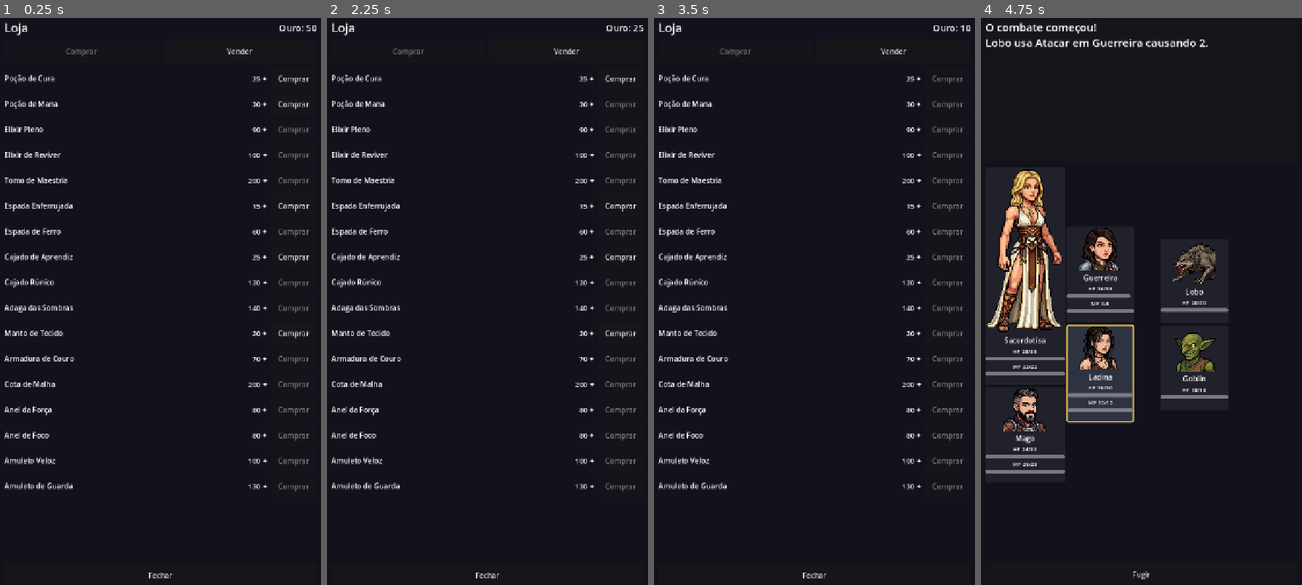
Above: before the commit, frames 1-4 (left to right).
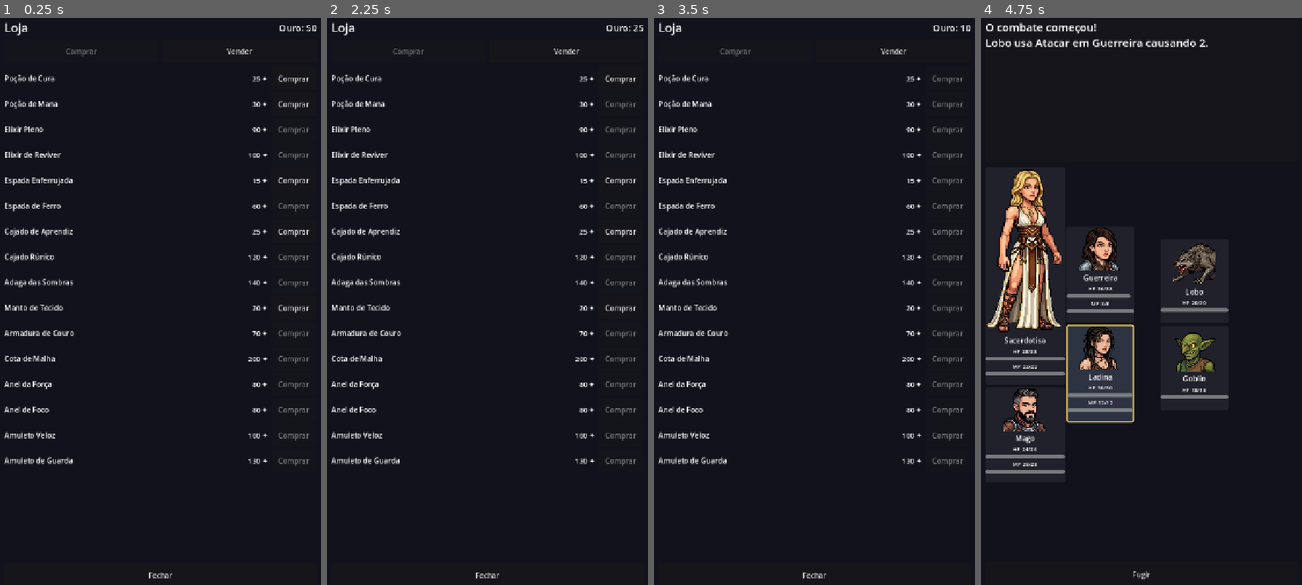
Above: after the commit, the same moments.

Repository: RoxtonRD/dungeon-rpg
Game: Godot game, scene res://scripts/shop/shop_screen.tscn
Two runs of this game, one before a commit and one after it. Both use one fixed random seed, a clock stepped at 60 frames per second and the inputs below. This scene is started directly instead of the project's main scene.
Inputs:
- Up to frame 1 (0.25 s): no input
- Up to frame 2 (2.25 s): click "Vender" at 0.5 s; click "Comprar" at 1.25 s; click "Comprar" at 2 s
- Up to frame 3 (3.5 s): click "Comprar" at 2.75 s
- Up to frame 4 (4.75 s): click "Fechar" at 3.5 s; click "Combate" at 4.25 s

The runs differ from the first frame. In frame 1, 2.2% of the frame differs, in the area x 1-97%, y 27-84%; in frame 2, 2.2%; in frame 3, 1.9%; in frame 4, nothing differs.

Commit message:
feat(sp): convert surplus SP to max MP; move Tomo de Maestria to boss drops

Diff:
--- a/scripts/combat/combat_screen.gd
+++ b/scripts/combat/combat_screen.gd
@@ -24,6 +24,8 @@
 const ENEMY_TURN_DELAY: float = 0.6
 ## Delay after a turn begins before processing it (lets the highlight register).
 const TURN_LEAD_DELAY: float = 0.25
+## Chance for a boss kill to drop a Tomo de Maestria (tome_sp). FLAG: tune me.
+const BOSS_TOME_DROP_CHANCE: float = 0.25
 
 @onready var back_party_col: VBoxContainer = %BackPartyCol
 @onready var front_party_col: VBoxContainer = %FrontPartyCol
@@ -287,6 +289,19 @@
 
 # ── End panel ─────────────────────────────────────────────────────────────────
 
+## True when any enemy in the current encounter was a boss.
+func _encounter_has_boss() -> bool:
+	for e in state.enemies:
+		if e.enemy_data != null and e.enemy_data.is_boss:
+			return true
+	return false
+
+
+func _tome_display_name() -> String:
+	var tome := load("res://resources/items/tome_sp.tres") as ItemData
+	return tome.display_name if tome != null else "Tomo de Maestria"
+
+
 func _show_end_panel() -> void:
 	_clear_skill_buttons()
 	for p in _all_panels():
@@ -304,11 +319,19 @@
 		for h in Party.heroes:
 			if h.is_alive():
 				var prev_level := h.level
+				var prev_bonus_mp := h.bonus_mp
 				var unlocked: Array[SkillData] = Party.award_xp(h, int(_pending_rewards["xp"]))
 				if h.level > prev_level:
 					lines.append("%s subiu para Nv %d!" % [h.class_data.display_name, h.level])
 					for skill in unlocked:
 						lines.append("  ✦ Nova habilidade: %s" % skill.display_name)
+				if h.bonus_mp > prev_bonus_mp:
+					lines.append("%s não tem habilidades para evoluir — +%d MP máximo!" % [
+						h.class_data.display_name, h.bonus_mp - prev_bonus_mp])
+		# Rare boss-only drop: a Tomo de Maestria.
+		if _encounter_has_boss() and randf() < BOSS_TOME_DROP_CHANCE:
+			GameState.add_item("tome_sp")
+			lines.append("  ✦ O chefe deixou um %s!" % _tome_display_name())
 		rewards_label.text = "\n".join(lines)
 		_refresh_all_panels()
 	elif _pending_result == CombatState.Result.DEFEAT:
--- a/scripts/hero.gd
+++ b/scripts/hero.gd
@@ -14,6 +14,9 @@
 ## SP spent per skill, keyed by the skill's .tres filename (no extension).
 ## A missing key means 0 SP spent, i.e. the skill is at upgrade tier 1.
 var sp_spent: Dictionary = {}
+## Permanent bonus to max MP, gained when Skill Points are converted because
+## the hero has no skill left to upgrade (see Party.award_sp).
+var bonus_mp: int = 0
 
 ## Current HP/MP. Maximums are derived from class_data + level + equipment.
 var hp: int = 0
@@ -60,7 +63,7 @@
 
 
 func max_mp() -> int:
-	return class_data.base_mp + class_data.mp_per_level * (level - 1) + _equipment_mod("mod_mp")
+	return class_data.base_mp + class_data.mp_per_level * (level - 1) + _equipment_mod("mod_mp") + bonus_mp
 
 
 func atk() -> int:
@@ -98,6 +101,7 @@
 		"xp": xp,
 		"sp_available": sp_available,
 		"sp_spent": sp_spent.duplicate(),
+		"bonus_mp": bonus_mp,
 		"hp": hp,
 		"mp": mp,
 		"row": row,
@@ -114,6 +118,7 @@
 	h.sp_available = int(data.get("sp_available", 0))
 	var spent_in: Dictionary = data.get("sp_spent", {})
 	h.sp_spent = spent_in.duplicate()
+	h.bonus_mp = int(data.get("bonus_mp", 0))
 	h.hp = int(data.get("hp", 0))
 	h.mp = int(data.get("mp", 0))
 	h.row = int(data.get("row", int(h.class_data.role)))
--- a/scripts/inventory/inventory_screen.gd
+++ b/scripts/inventory/inventory_screen.gd
@@ -311,7 +311,10 @@
 	if item.use_mp > 0:
 		hero.mp = mini(hero.max_mp(), hero.mp + item.use_mp)
 	if item.use_sp > 0:
-		hero.sp_available += item.use_sp
+		var mp_gain := Party.award_sp(hero, item.use_sp)
+		if mp_gain > 0:
+			_flash_message("%s não tem habilidades para evoluir — +%d MP máximo!" % [
+				hero.class_data.display_name, mp_gain])
 	if item.use_revive_party > 0:
 		for h in Party.heroes:
 			if not h.is_alive():
@@ -328,5 +331,27 @@
 	return "weapon"
 
 
+## Transient on-screen message (the Personagens screen has no combat log).
+## Used to report SP→MP conversion when a Tomo de Maestria is consumed.
+func _flash_message(text: String) -> void:
+	var toast := Label.new()
+	toast.text = text
+	toast.horizontal_alignment = HORIZONTAL_ALIGNMENT_CENTER
+	toast.autowrap_mode = TextServer.AUTOWRAP_WORD_SMART
+	toast.add_theme_font_size_override("font_size", 16)
+	toast.add_theme_color_override("font_color", Color(1.0, 0.9, 0.5))
+	toast.set_anchors_and_offsets_preset(Control.PRESET_CENTER_TOP)
+	toast.offset_left = -220
+	toast.offset_right = 220
+	toast.offset_top = 90
+	toast.grow_horizontal = Control.GROW_DIRECTION_BOTH
+	toast.mouse_filter = Control.MOUSE_FILTER_IGNORE
+	add_child(toast)
+	var tw := create_tween()
+	tw.tween_interval(1.8)
+	tw.tween_property(toast, "modulate:a", 0.0, 0.8)
+	tw.tween_callback(toast.queue_free)
+
+
 func _on_close() -> void:
 	get_tree().change_scene_to_file(DUNGEON_SCENE)
--- a/scripts/party.gd
+++ b/scripts/party.gd
@@ -54,13 +54,13 @@
 	return unlocked
 
 
-## Performs a single level-up: +1 level, +1 SP, full HP/MP restore.
-## Per-level stat growth is applied automatically because Hero's max_hp/atk/
-## etc. are derived from class_data + level. Returns SkillData entries whose
-## unlock_level matches the new level.
+## Performs a single level-up: +1 level, +1 SP (or converted to MP), full
+## HP/MP restore. Per-level stat growth is applied automatically because
+## Hero's max_hp/atk/etc. are derived from class_data + level. Returns
+## SkillData entries whose unlock_level matches the new level.
 func level_up(hero: Hero) -> Array[SkillData]:
 	hero.level += 1
-	hero.sp_available += 1
+	award_sp(hero, 1)
 	hero.hp = hero.max_hp()
 	hero.mp = hero.max_mp()
 	var newly: Array[SkillData] = []
@@ -71,6 +71,35 @@
 
 
 # ── Skill Points ──────────────────────────────────────────────────────────────
+
+## Max MP granted per Skill Point when SP is converted (no skills to upgrade).
+const SP_TO_MP: int = 2
+
+
+## True while the hero still has a skill that can take more SP — i.e. any skill
+## below its max tier. Skills not yet unlocked count too, since they become
+## upgradable on level-up; SP is banked rather than converted in that case.
+func has_upgradable_skills(hero: Hero) -> bool:
+	for skill in hero.class_data.skills:
+		if get_skill_tier(hero, skill) < skill.max_upgrade_level:
+			return true
+	return false
+
+
+## Grants `points` Skill Points to a hero. When the hero has no skill left to
+## upgrade (now or in the future), the points are instead converted to permanent
+## max MP. Returns the MP gained (0 when the points were granted as SP), so
+## callers can surface a "converted" message.
+func award_sp(hero: Hero, points: int) -> int:
+	if points <= 0:
+		return 0
+	if has_upgradable_skills(hero):
+		hero.sp_available += points
+		return 0
+	var mp_gain := points * SP_TO_MP
+	hero.bonus_mp += mp_gain
+	hero.mp = mini(hero.max_mp(), hero.mp + mp_gain)
+	return mp_gain
 
 ## Stable key used inside Hero.sp_spent. The .tres filename without extension —
 ## e.g. "warrior_slash" for res://resources/skills/warrior_slash.tres.
--- a/scripts/shop/shop_screen.gd
+++ b/scripts/shop/shop_screen.gd
@@ -12,7 +12,6 @@
 	"potion_mana",
 	"elixir_full",
 	"elixir_revival",
-	"tome_sp",
 	# Weapons
 	"sword_rusty",
 	"sword_iron",
